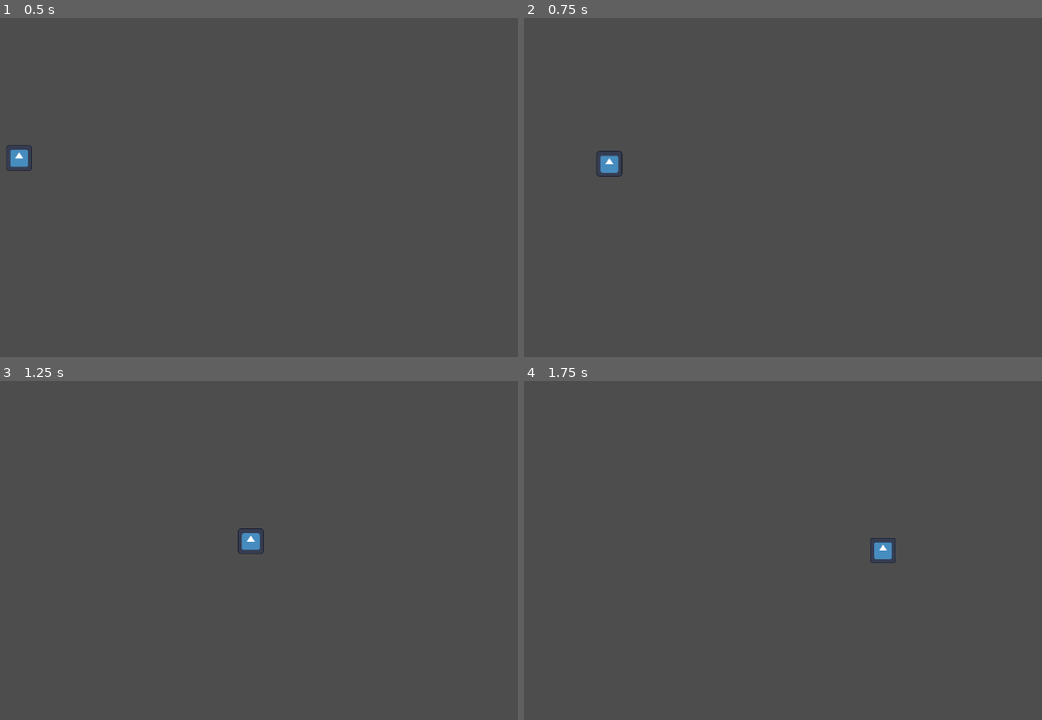
Above: before the commit, frames 1-4 (two rows, left to right).
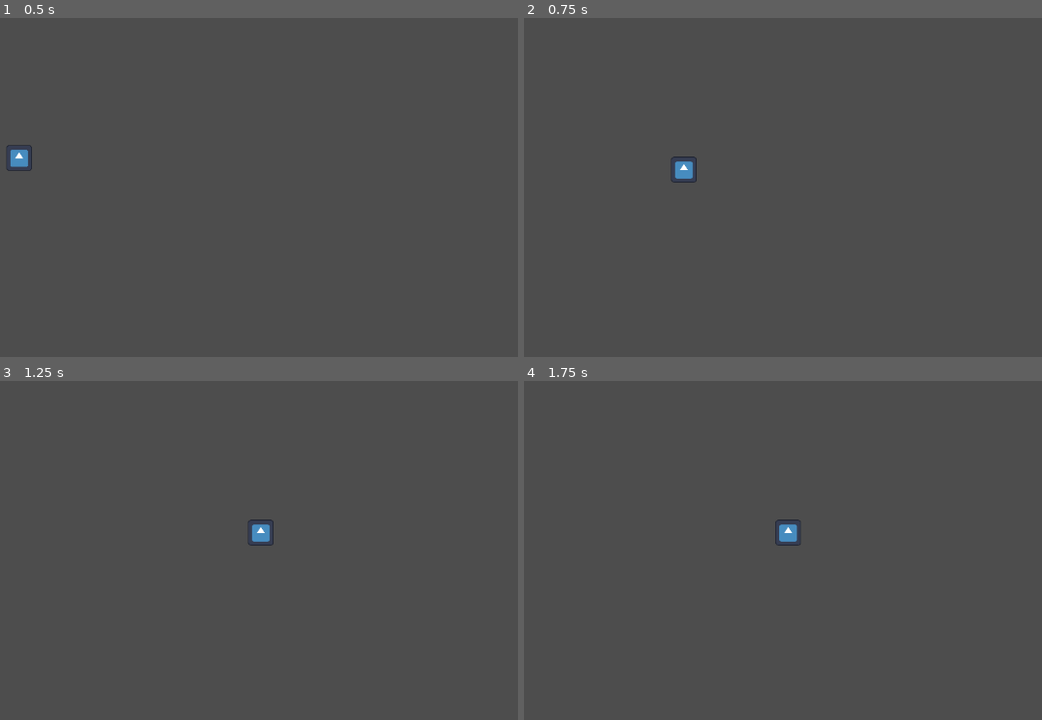
Above: after the commit, the same moments.

Repository: AndrewPecha/godot-experiments
Game: Godot game, scene res://DashAttack/test_arena_dash_attack.tscn
Same seed, same stepped clock (60 frames per second), same inputs: the game is played once before the commit and once after it. This scene is started directly instead of the project's main scene. The engine's default icon, where the game draws it, is replaced by a stand-in: a white triangle on a blue panel in a dark square.
Inputs (mouse positions are in pixels of both pictures, inside the frame that each line leads up to):
- Up to frame 1 (0.5 s): no input
- Up to frame 2 (0.75 s): tap Enter at 0.5 s; move the mouse to (876, 187) at 0.52 s; hold D (right) from 0.53 s (still down); hold Right mouse button (rmb) from 0.53 s (still down); click (876, 187) at 0.67 s
- Up to frame 3 (1.25 s): keep holding D (right); keep holding Right mouse button (rmb)
- Up to frame 4 (1.75 s): release D (right) at 1.25 s; release Right mouse button (rmb) at 1.25 s; drag from (549, 594) to (663, 658) at 1.27 s

Frame 1 is identical in both runs. In frame 2, 0.5% of the frame differs, in the area x 14-34%, y 39-49%; in frame 3, 0.4%; in frame 4, 0.5%.

Commit message:
basic dash working

Diff:
--- a/DashAttack/player_dash_attack.gd
+++ b/DashAttack/player_dash_attack.gd
@@ -2,7 +2,7 @@
 
 
 const SPEED = 300.0
-const DASH_SPEED = 2000.0
+const DASH_DISTANCE = 200.0
 var is_dashing: bool = false
 var dash_target: Vector2
 
@@ -11,10 +11,10 @@
 	if !is_dashing:
 		handle_movement()
 
-	if is_dashing && global_position >= dash_target:
-		is_dashing = false
+	#if is_dashing && global_position == dash_target:
+		#is_dashing = false
 
-	move_and_slide()
+
 
 func handle_movement() -> void:
 	var direction_x := Input.get_axis("left", "right")
@@ -32,7 +32,7 @@
 
 	velocity = velocity.normalized() * SPEED
 
-
+	move_and_slide()
 
 func _input(event: InputEvent) -> void:
 	if event.is_action_pressed("rmb") && !is_dashing:
@@ -40,7 +40,7 @@
 
 func dash() -> void:
 	is_dashing = true
-	dash_target = get_global_mouse_position()
-	velocity = (dash_target - global_position).normalized() * DASH_SPEED
-	if velocity.length() > (dash_target - global_position).length():
-		velocity = dash_target - global_position
+	dash_target = (get_global_mouse_position() - global_position).normalized() * DASH_DISTANCE
+	var tween = get_tree().create_tween()
+	tween.tween_property(self, "global_position", dash_target + global_position, 0.15)
+	tween.tween_callback(func(): is_dashing = false)
Not shown, changed: DashAttack/DaskAttackObjectives.md
